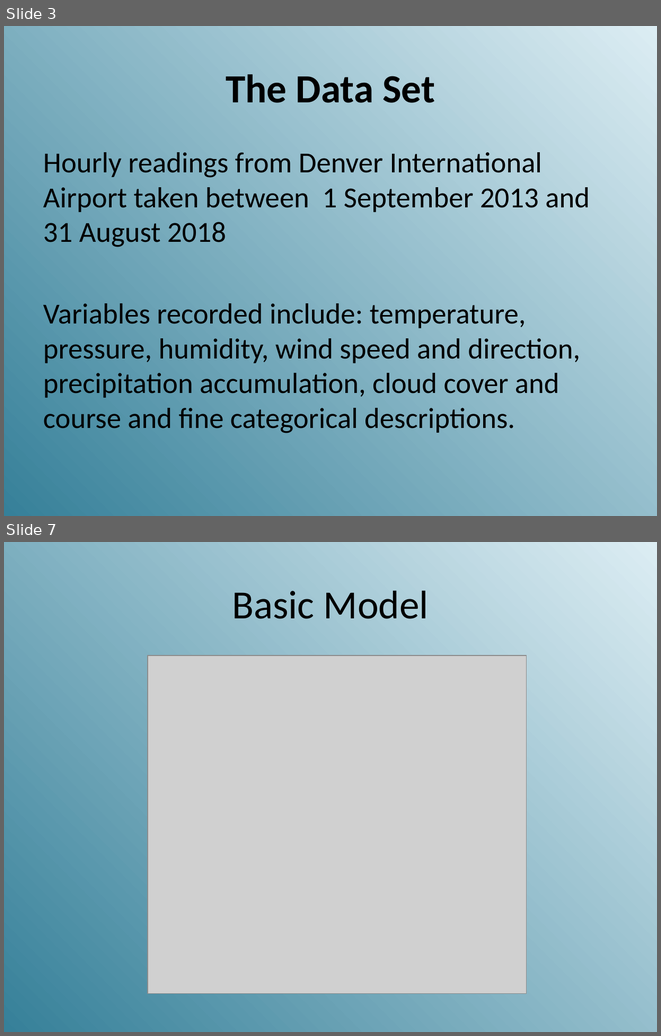
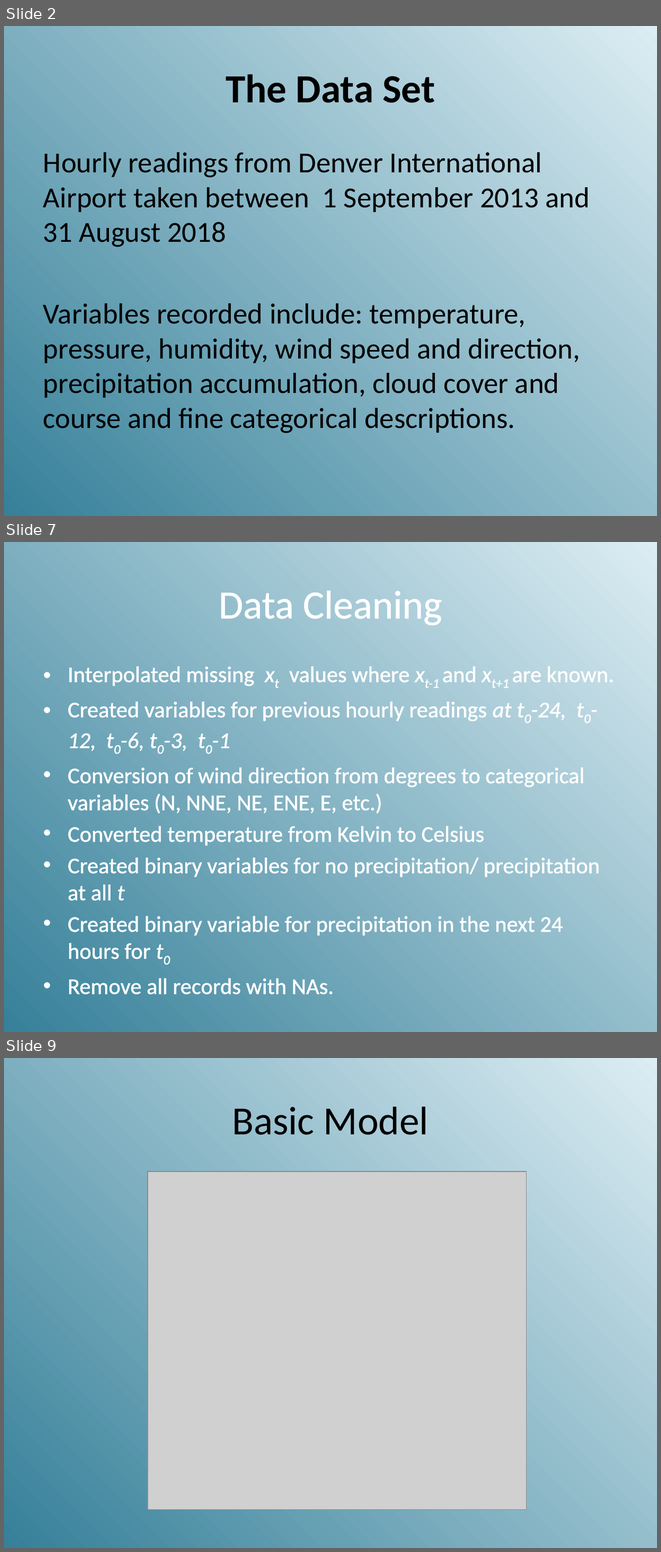
Before and after one commit to Kgatliffe/new_weather_data, a slide deck: Gatliffe-Panter-Zhang.pptx. Shown one above the other, each under a label of ours: slides 3 and 7 before the commit, slides 2, 7 and 9 after it; the slides between them are not shown. The pictures are 661x1036 and 661x1552 pixels, drawn with LibreOffice and Linux fonts; fonts in the diff are those of the drawing; grey boxes stand for pictures; background and template pictures are left out. Boxes give left, top, right and bottom in pixels: in the first picture for what was removed or moved away, otherwise in the second. Text is boxed around its words. In the diff, an @@ line names an element or a change of style, - is before the commit and + after.

Commit message:
Latest Version of Powerpoint

```diff
--- a/Gatliffe-Panter-Zhang.pptx
+++ b/Gatliffe-Panter-Zhang.pptx
@@ slide 7 added at [4, 542, 657, 1032], background picture (left out) @@
@@ title added at [219, 591, 442, 625], 44 pt, text #FFFFFF @@
+Data Cleaning
@@ text added at [68, 666, 614, 994], 24.8 pt, text #FFFFFF @@
+• Interpolated missing xt values where xt-1 and xt+1 are known.
+• Created variables for previous hourly readings at t0-24, t0-12, t0-6, t0-3, t0-1
+• Conversion of wind direction from degrees to categorical variables (N, NNE, NE, ENE, E, etc.)
+• Converted temperature from Kelvin to Celsius
+• Created binary variables for no precipitation/ precipitation at all t
+• Created binary variable for precipitation in the next 24 hours for t0
+• Remove all records with NAs.
@@ what was slide 3 is now slide 2 @@
@@ what was slide 7 is now slide 9 @@
```
Also in this commit, not shown: 1 slide changed, 5 other slides added, 6 slides removed.
